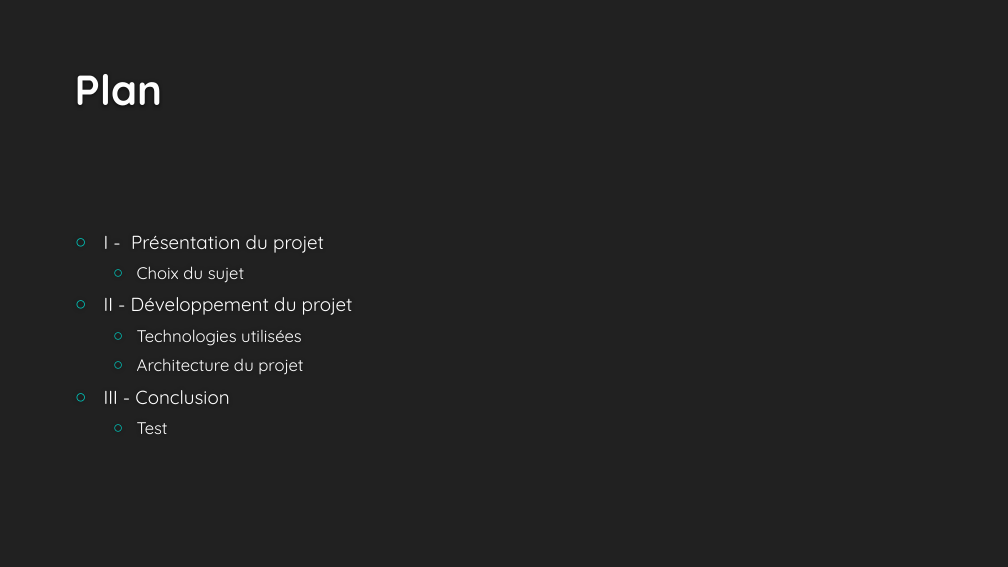
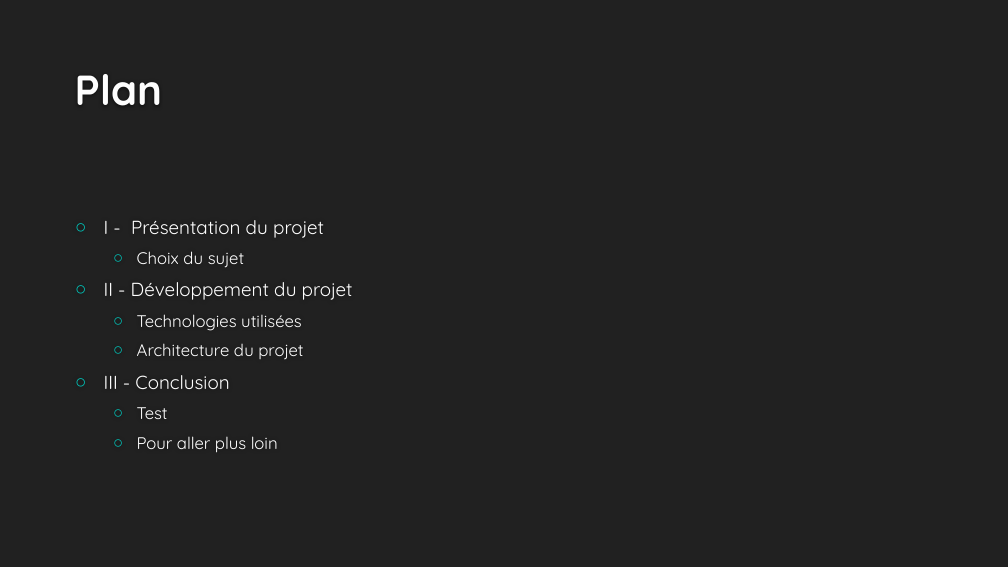
Before and after one commit to antoineDurand82/Projet_Infra_B1A, a slide deck: slide 2 of Diapo.pptx. Drawn at 1008x567 pixels with LibreOffice and Linux fonts; fonts in the diff are those of the drawing; background and template pictures are left out. Boxes give left, top, right and bottom in pixels: in the first picture for what was removed or moved away, otherwise in the second. Text is boxed around its words. In the diff, an @@ line names an element or a change of style, - is before the commit and + after.

```diff
--- a/Diapo.pptx
+++ b/Diapo.pptx
@@ text at [137, 436, 278, 453]: paragraph added @@
+  ○ Pour aller plus loin
```
Also in this commit, not shown: 1 slide removed.
